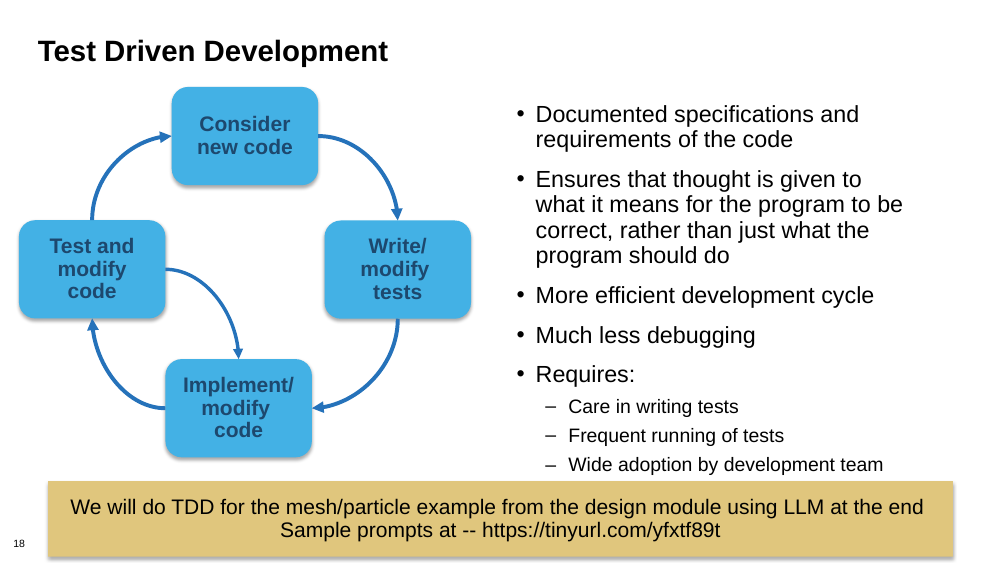
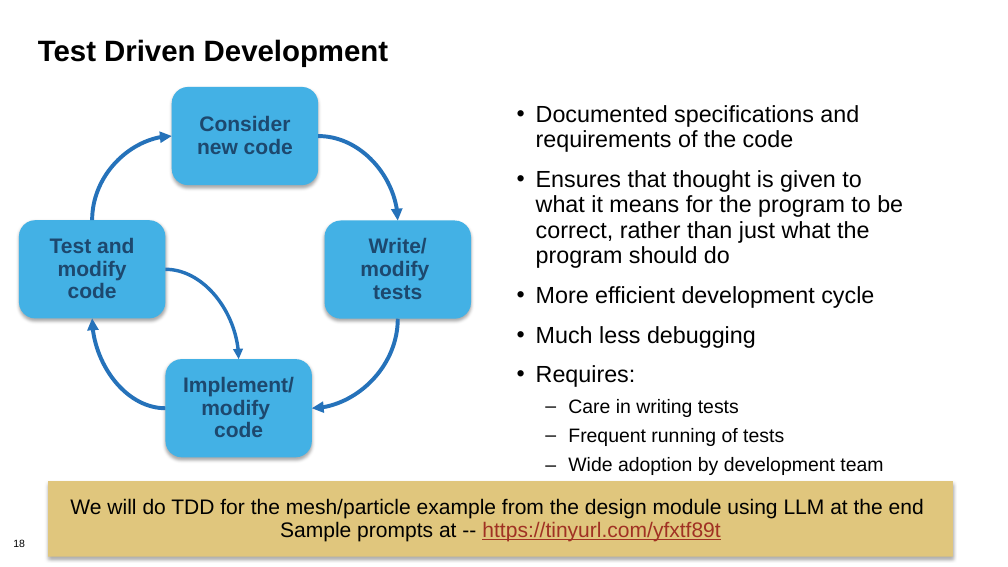
Before and after one commit to bssw-tutorial/presentations, a slide deck: slide 18 of testing.pptx. Drawn at 1008x567 pixels with LibreOffice and Linux fonts; fonts in the diff are those of the drawing. Boxes give left, top, right and bottom in pixels: in the first picture for what was removed or moved away, otherwise in the second. Text is boxed around its words. In the diff, an @@ line names an element or a change of style, - is before the commit and + after.

```diff
--- a/testing.pptx
+++ b/testing.pptx
@@ text in rectangle at <box>280,521,720,541</box>: text colour #000000 to #A03123, underline on in "https://tinyurl.com/yfxtf89t" @@
```
Also in this commit, not shown: 4 other slides changed, 1 slide removed, 2 other files.
